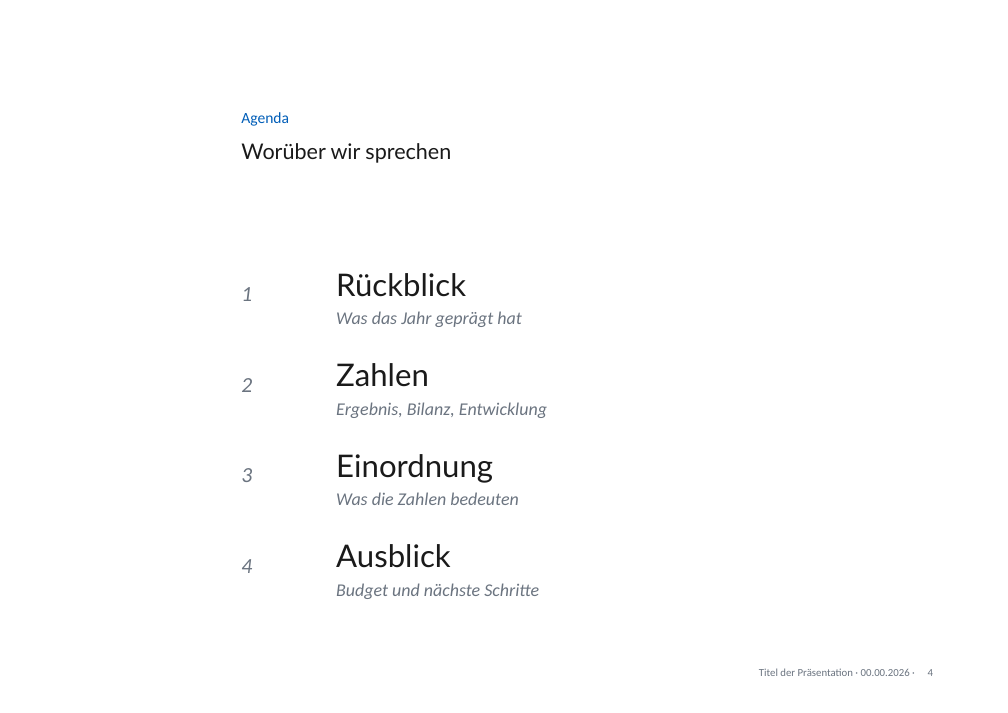
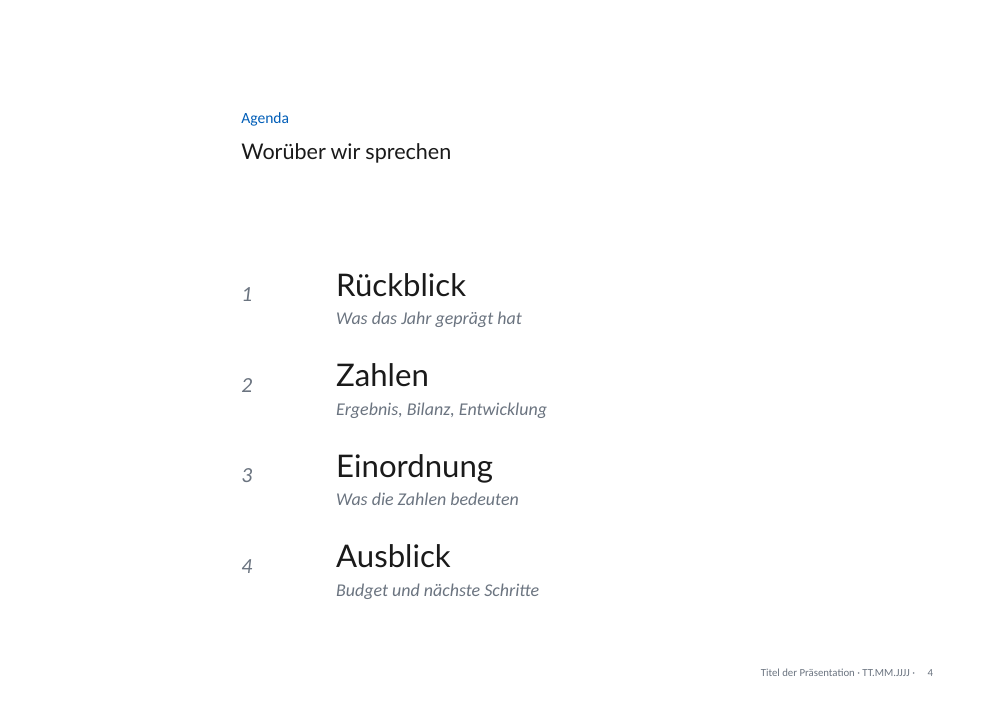
Before and after one commit to phtok/goeloggen, a slide deck: slide 4 of assets/templates/GoetheanumVorlageA4.pptx. Drawn at 1008x713 pixels with LibreOffice and Linux fonts; fonts in the diff are those of the drawing; background and template pictures are left out. Boxes give left, top, right and bottom in pixels: in the first picture for what was removed or moved away, otherwise in the second. Text is boxed around its words. In the diff, an @@ line names an element or a change of style, - is before the commit and + after.

```diff
--- a/assets/templates/GoetheanumVorlageA4.pptx
+++ b/assets/templates/GoetheanumVorlageA4.pptx
@@ text at (761, 668, 909, 676): text changed @@
-Titel der Präsentation · 00.00.2026 ·
+Titel der Präsentation · TT.MM.JJJJ ·
```
Also in this commit, not shown: 14 other slides changed, 4 other files.
